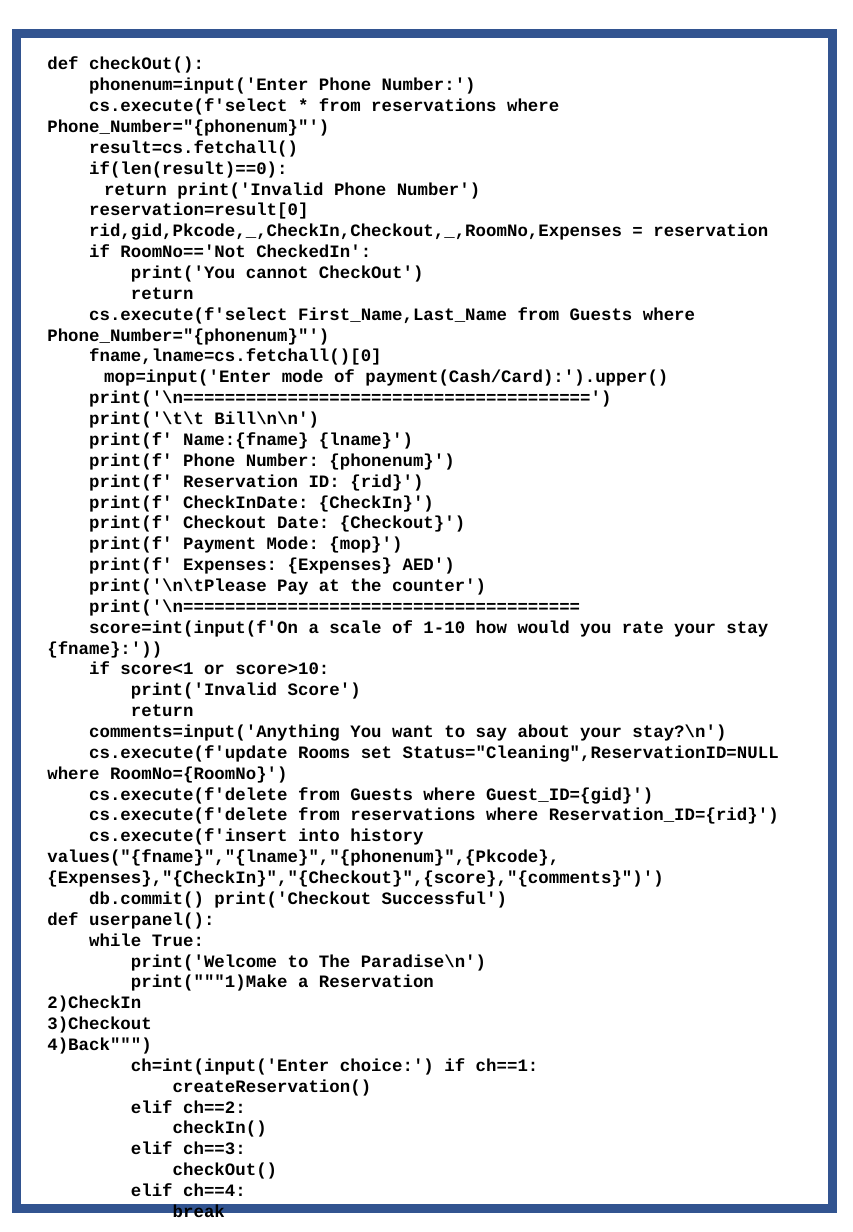
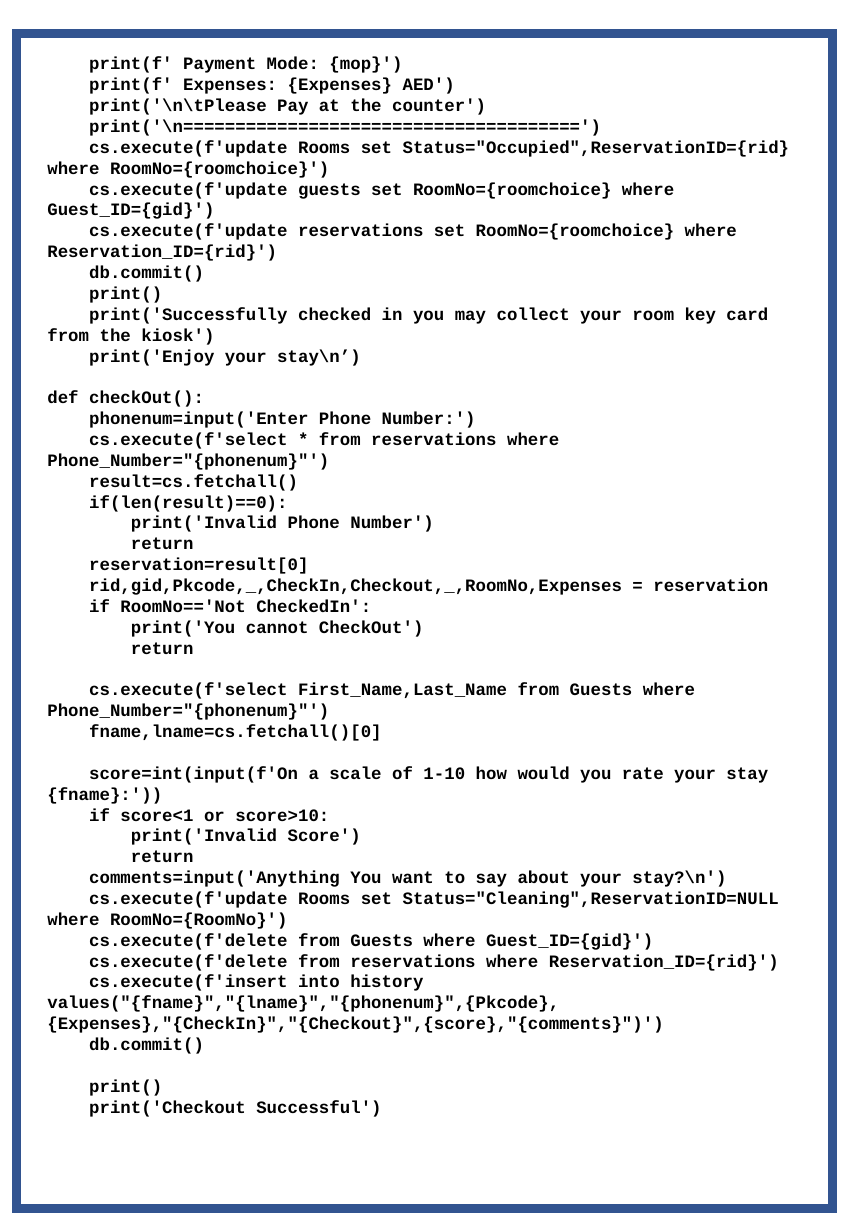
Before and after one commit to Agentgilspy/Hotel, a slide deck: slide 18 of Computer Project.pptx. Drawn at 853x1232 pixels with LibreOffice and Linux fonts; fonts in the diff are those of the drawing. Boxes give left, top, right and bottom in pixels: in the first picture for what was removed or moved away, otherwise in the second. Text is boxed around its words. In the diff, an @@ line names an element or a change of style, - is before the commit and + after.

```diff
--- a/Computer Project.pptx
+++ b/Computer Project.pptx
@@ text at (47, 57, 790, 366): paragraphs added @@
+print(f' Payment Mode: {mop}')
+print(f' Expenses: {Expenses} AED')
+print('\n\tPlease Pay at the counter')
+print('\n======================================')
+cs.execute(f'update Rooms set Status="Occupied",ReservationID={rid} where RoomNo={roomchoice}')
+cs.execute(f'update guests set RoomNo={roomchoice} where Guest_ID={gid}')
+cs.execute(f'update reservations set RoomNo={roomchoice} where Reservation_ID={rid}')
+db.commit()
+print()
+print('Successfully checked in you may collect your room key card from the kiosk')
+print('Enjoy your stay\n’)
@@ text at (89, 370, 668, 616): paragraphs removed @@
-mop=input('Enter mode of payment(Cash/Card):').upper()
-print('\n=======================================')
-print('\t\t Bill\n\n')
-print(f' Name:{fname} {lname}')
-print(f' Phone Number: {phonenum}')
-print(f' Reservation ID: {rid}')
-print(f' CheckInDate: {CheckIn}')
-print(f' Checkout Date: {Checkout}')
-print(f' Payment Mode: {mop}')
-print(f' Expenses: {Expenses} AED')
-print('\n\tPlease Pay at the counter')
-print('\n======================================
@@ text at (131, 516, 434, 549): text changed @@
-return print('Invalid Phone Number')
+print('Invalid Phone Number')
+return
@@ text at (89, 1038, 204, 1096): text changed @@
-db.commit() print('Checkout Successful')
-def userpanel():
-while True:
-print('Welcome to The Paradise\n')
-print("""1)Make a Reservation
-2)CheckIn
-3)Checkout
-4)Back""")
-ch=int(input('Enter choice:') if ch==1:
-createReservation()
-elif ch==2:
-checkIn()
-elif ch==3:
-checkOut()
-elif ch==4:
-break
+db.commit()
+print()
+print('Checkout Successful')
```
Also in this commit, not shown: 8 other slides changed, 2 slides added, 3 slides removed.
